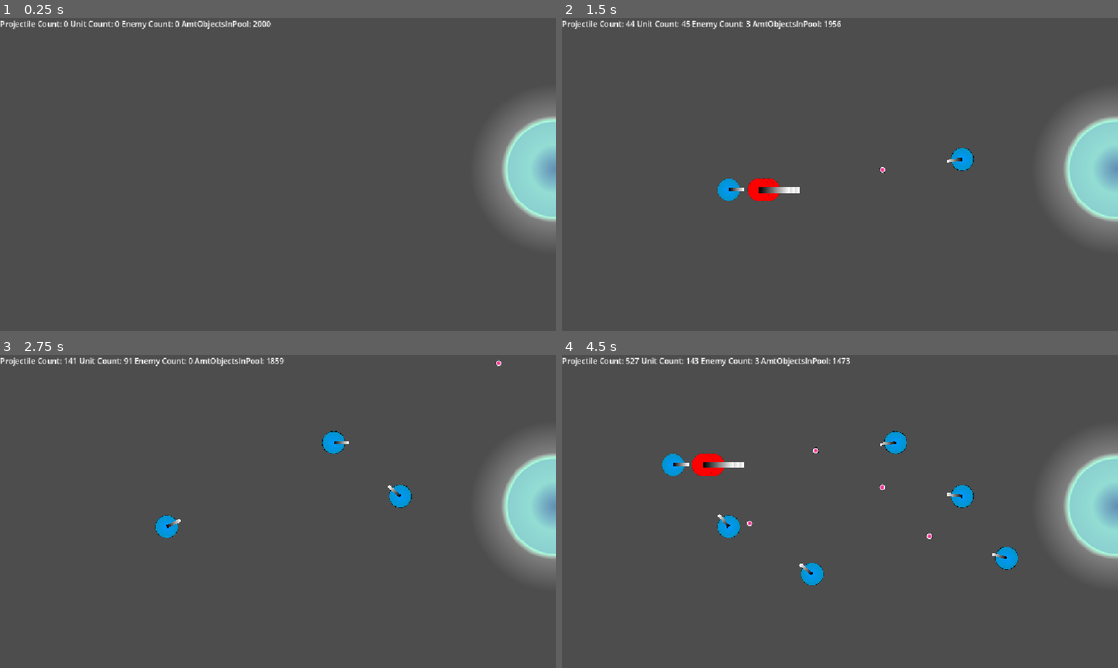
Above: before the commit, frames 1-4 (two rows, left to right).
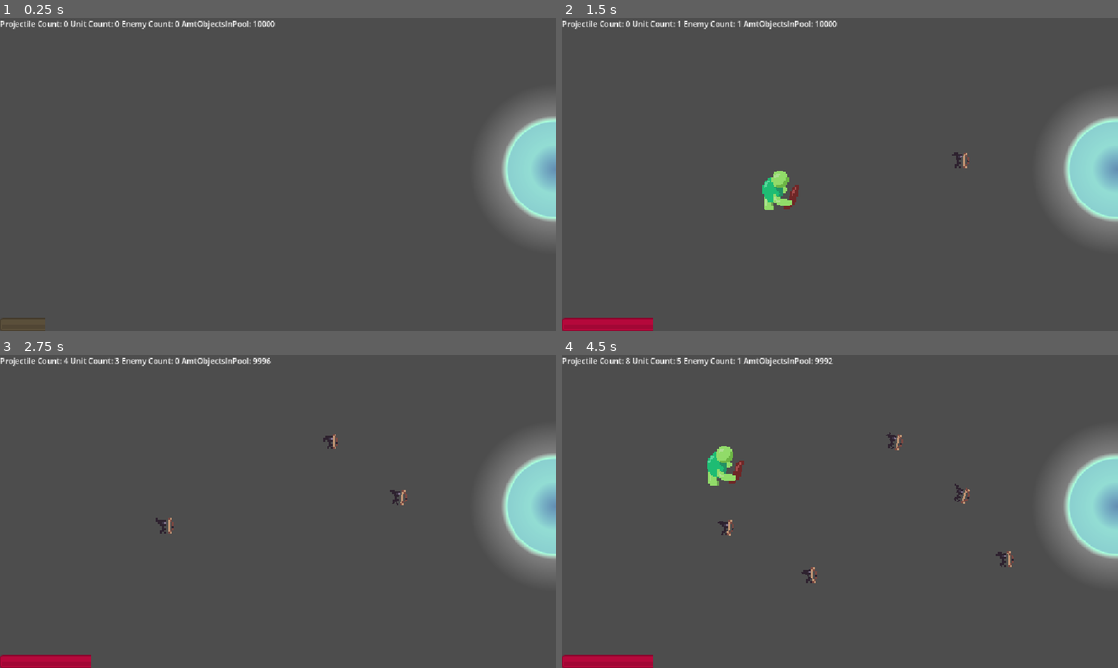
Above: after the commit, the same moments.

Repository: Froggo05/tower-defence
Game: Godot game, scene res://Scenes/World/Game.tscn
Same seed, same stepped clock (60 frames per second), same inputs: the game is played once before the commit and once after it.
Inputs (mouse positions are in pixels of both pictures, inside the frame that each line leads up to):
- Up to frame 1 (0.25 s): no input
- Up to frame 2 (1.5 s): move the mouse to (962, 158) at 0.52 s; press the mouse at (962, 158) at 0.53 s; right-click (962, 158) at 0.8 s; move the mouse to (728, 190) at 1.27 s; release the mouse at (728, 190) at 1.28 s; right-click (728, 190) at 1.35 s
- Up to frame 3 (2.75 s): click (166, 527) at 1.55 s; move the mouse to (333, 442) at 2.02 s; press the mouse at (333, 442) at 2.03 s; right-click (333, 442) at 2.3 s
- Up to frame 4 (4.5 s): move the mouse to (812, 574) at 2.77 s; release the mouse at (812, 574) at 2.78 s; right-click (812, 574) at 2.85 s; click (812, 574) at 3.05 s; move the mouse to (1006, 558) at 3.52 s; press the mouse at (1006, 558) at 3.53 s; right-click (1006, 558) at 3.8 s; move the mouse to (673, 464) at 4.27 s; release the mouse at (673, 464) at 4.28 s; right-click (673, 464) at 4.35 s

The runs differ from the first frame. In frame 1, 0.2% of the frame differs, in the area x 0-50%, y 0-100%; in frame 2, 2.4%; in frame 3, 2.0%; in frame 4, 3.5%, in the area x 0-82%, y 0-100%.

Commit message:
Added archer anim idle and attack added arrow texture Tested found up to 5k projs is fine ish

Diff:
--- a/ProjectilePool/PoolManager/poolManager.gd
+++ b/ProjectilePool/PoolManager/poolManager.gd
@@ -4,7 +4,7 @@
 @onready var basicProjectileScene = preload("uid://0ax2j8etcyia")
 
 func _ready() -> void:
-	initialisePool(2000, "basicProjectile")
+	initialisePool(10000, "basicProjectile")
 
 func initialisePool(amount: int, objectType: String)->void:
 	for i in range(amount):
@@ -17,7 +17,7 @@
 	if pool[objectType] == []:
 		printerr("Pool '%s' is empty. Creating a new one (the size may be too small)" % objectType)
 		return
-		#initialisePool(1, objectType)
+
 	var newProjectile:Projectile = pool[objectType].pop_back()
 	newProjectile.global_position = global_position
 	_set_collisions(newProjectile, true)
--- a/Scenes/Core/Core.tscn
+++ b/Scenes/Core/Core.tscn
@@ -1,6 +1,7 @@
 [gd_scene format=3 uid="uid://m4llt3qg2jeo"]
 
 [ext_resource type="Script" uid="uid://dm8j8dqql1s2w" path="res://Scenes/Core/core.gd" id="1_fo4am"]
+[ext_resource type="Script" uid="uid://t72qlwccbuho" path="res://Scenes/Core/dangerZone.gd" id="2_a6qhf"]
 
 [sub_resource type="Gradient" id="Gradient_8frii"]
 offsets = PackedFloat32Array(0, 0.14047287, 0.2684284, 0.276, 0.308, 0.34, 0.4923505)
@@ -13,8 +14,9 @@
 fill = 1
 fill_from = Vector2(0.5, 0.5)
 
-[sub_resource type="CircleShape2D" id="CircleShape2D_axljd"]
-radius = 174.48495
+[sub_resource type="CapsuleShape2D" id="CapsuleShape2D_x758d"]
+radius = 90.0
+height = 894.0
 
 [sub_resource type="PhysicsMaterial" id="PhysicsMaterial_fo4am"]
 
@@ -29,12 +31,12 @@
 texture = SubResource("GradientTexture2D_axljd")
 
 [node name="DangerZone" type="Area2D" parent="." unique_id=1520288360]
-visible = false
 collision_layer = 4
 collision_mask = 0
+script = ExtResource("2_a6qhf")
 
 [node name="CollisionShape2D" type="CollisionShape2D" parent="DangerZone" unique_id=1494529893]
-shape = SubResource("CircleShape2D_axljd")
+shape = SubResource("CapsuleShape2D_x758d")
 
 [node name="StaticBody2D" type="StaticBody2D" parent="." unique_id=972525124]
 position = Vector2(-57, 0)
--- /dev/null
+++ b/Scenes/Core/dangerZone.gd
@@ -0,0 +1 @@
+extends Hitbox
--- a/Scenes/Enemies/BasicEnemy/BasicEnemy.tscn
+++ b/Scenes/Enemies/BasicEnemy/BasicEnemy.tscn
@@ -2,8 +2,51 @@
 
 [ext_resource type="Script" uid="uid://b1m43ohc3x17a" path="res://Scenes/Enemies/BasicEnemy/basic_enemy.gd" id="1_11u8t"]
 [ext_resource type="Script" uid="uid://byuhbqidw6uoi" path="res://Scenes/Enemies/BasicEnemy/hitbox.gd" id="2_11u8t"]
+[ext_resource type="Texture2D" uid="uid://d3krbf18nueos" path="res://Scenes/Enemies/BasicEnemy/OrcProtoypeuseonly.png" id="2_tbx3a"]
 
 [sub_resource type="CircleShape2D" id="CircleShape2D_axljd"]
+radius = 39.623226
+
+[sub_resource type="AtlasTexture" id="AtlasTexture_60jb5"]
+atlas = ExtResource("2_tbx3a")
+region = Rect2(0, 0, 32, 32)
+
+[sub_resource type="AtlasTexture" id="AtlasTexture_oh6y8"]
+atlas = ExtResource("2_tbx3a")
+region = Rect2(32, 0, 32, 32)
+
+[sub_resource type="AtlasTexture" id="AtlasTexture_vj441"]
+atlas = ExtResource("2_tbx3a")
+region = Rect2(0, 0, 32, 32)
+
+[sub_resource type="AtlasTexture" id="AtlasTexture_reiwa"]
+atlas = ExtResource("2_tbx3a")
+region = Rect2(32, 0, 32, 32)
+
+[sub_resource type="SpriteFrames" id="SpriteFrames_axljd"]
+animations = [{
+"frames": [{
+"duration": 1.0,
+"texture": SubResource("AtlasTexture_60jb5")
+}, {
+"duration": 1.0,
+"texture": SubResource("AtlasTexture_oh6y8")
+}],
+"loop": 0,
+"name": &"attack",
+"speed": 5.0
+}, {
+"frames": [{
+"duration": 1.0,
+"texture": SubResource("AtlasTexture_vj441")
+}, {
+"duration": 1.0,
+"texture": SubResource("AtlasTexture_reiwa")
+}],
+"loop": 1,
+"name": &"idle",
+"speed": 2.0
+}]
 
 [sub_resource type="Gradient" id="Gradient_vi3op"]
 offsets = PackedFloat32Array(0, 0.25511432, 0.26233453)
@@ -34,11 +77,21 @@
 [node name="CollisionShape2D2" type="CollisionShape2D" parent="." unique_id=227709781]
 shape = SubResource("CircleShape2D_axljd")
 
+[node name="AnimatedSprite2D" type="AnimatedSprite2D" parent="." unique_id=1237500958]
+texture_filter = 1
+position = Vector2(5, -6)
+scale = Vector2(3.045, 3.045)
+sprite_frames = SubResource("SpriteFrames_axljd")
+animation = &"idle"
+autoplay = "idle"
+
 [node name="Sprite2D" type="Sprite2D" parent="." unique_id=20866943]
+visible = false
 scale = Vector2(0.5, 0.5)
 texture = SubResource("GradientTexture2D_axljd")
 
 [node name="ForwardMark" type="Sprite2D" parent="." unique_id=312506769]
+visible = false
 position = Vector2(32, 0)
 scale = Vector2(1, 0.1875)
 texture = SubResource("GradientTexture2D_m8s3d")
--- a/Scenes/Enemies/BasicEnemy/hitbox.gd
+++ b/Scenes/Enemies/BasicEnemy/hitbox.gd
@@ -1,7 +1,7 @@
 extends Area2D
 class_name Hitbox
 
-@onready var ParentEnemy: Enemy = $".."
+@onready var Parent: Node2D = $".."
 
 func _getHit(damage: float)->void:
-	ParentEnemy._takeDamage(damage)
+	Parent._takeDamage(damage)
--- a/Scenes/Enemies/enemyClass.gd
+++ b/Scenes/Enemies/enemyClass.gd
@@ -2,9 +2,10 @@
 class_name Enemy
 
 @export var hitbox: Area2D
+@onready var sprite: AnimatedSprite2D = $AnimatedSprite2D
 
 var health = 1.0
-var damage = 1.0
+var damage = 2.0
 var isTargeted: bool = false
 var direction: Vector2 = Vector2(1.0, 0)
 
@@ -73,8 +74,8 @@
 	isTargeted = true
 
 
-func _attack_range_entered(_area: Area2D) -> void:
+func _attack_range_entered(area: Area2D) -> void:
 	#attack the hitbox in range
-	#if area is Hitbox:
-		#attack(area)
-		pass
+	if area.has_method("_getHit"):
+		sprite.play()
+		area._getHit(damage)
--- a/Scenes/Units/BasicProjectile.tscn
+++ b/Scenes/Units/BasicProjectile.tscn
@@ -1,17 +1,7 @@
 [gd_scene format=3 uid="uid://0ax2j8etcyia"]
 
 [ext_resource type="Script" uid="uid://bupyg6c3de4m5" path="res://Scenes/Units/basic_projectile.gd" id="1_vr1wd"]
-
-[sub_resource type="Gradient" id="Gradient_0a2ta"]
-offsets = PackedFloat32Array(0.1682243, 0.26635513, 0.3995327, 1)
-colors = PackedColorArray(0.99999994, 0.18986532, 0.5779493, 1, 1, 1, 1, 0.5803922, 0, 0, 0, 0, 0, 0, 0, 0)
-
-[sub_resource type="GradientTexture2D" id="GradientTexture2D_vr1wd"]
-gradient = SubResource("Gradient_0a2ta")
-width = 256
-height = 256
-fill = 1
-fill_from = Vector2(0.5, 0.5)
+[ext_resource type="Texture2D" uid="uid://fgvjef64pacq" path="res://Scenes/Units/Textures/Arrow.png" id="2_whhts"]
 
 [sub_resource type="Gradient" id="Gradient_vi3op"]
 
@@ -26,8 +16,9 @@
 Ray = NodePath("RayCast2D")
 
 [node name="Sprite2D" type="Sprite2D" parent="." unique_id=1789567249]
-scale = Vector2(0.1, 0.1)
-texture = SubResource("GradientTexture2D_vr1wd")
+texture_filter = 1
+scale = Vector2(7, 7)
+texture = ExtResource("2_whhts")
 
 [node name="ForwardMark" type="Sprite2D" parent="Sprite2D" unique_id=205632568]
 visible = false
--- a/Scenes/Units/BasicUnit.tscn
+++ b/Scenes/Units/BasicUnit.tscn
@@ -1,20 +1,227 @@
 [gd_scene format=3 uid="uid://do5p2oo1evqfk"]
 
 [ext_resource type="Script" uid="uid://uql0fqvddu8v" path="res://Scenes/Units/basic_unit.gd" id="1_3ptfe"]
+[ext_resource type="Texture2D" uid="uid://d24gpggyn1b23" path="res://Scenes/Units/Textures/SmolArcherIdle.png" id="2_3ptfe"]
+[ext_resource type="Texture2D" uid="uid://bihl4l3j8vp25" path="res://Scenes/Units/Textures/SmolArcherAttack.png" id="3_78lln"]
 
 [sub_resource type="CircleShape2D" id="CircleShape2D_3ptfe"]
-radius = 23.021729
-
-[sub_resource type="Gradient" id="Gradient_3ptfe"]
-offsets = PackedFloat32Array(0, 0.25, 0.26233453, 1)
-colors = PackedColorArray(0, 0.59607846, 1, 1, 2.4065375e-06, 0.5801636, 0.7970768, 1, 0, 0, 0, 0, 0, 0, 0, 0)
-
-[sub_resource type="GradientTexture2D" id="GradientTexture2D_78lln"]
-gradient = SubResource("Gradient_3ptfe")
-width = 256
-height = 256
-fill = 1
-fill_from = Vector2(0.5, 0.5)
+radius = 18.439089
+
+[sub_resource type="AtlasTexture" id="AtlasTexture_78lln"]
+atlas = ExtResource("2_3ptfe")
+region = Rect2(0, 0, 11, 9)
+
+[sub_resource type="AtlasTexture" id="AtlasTexture_6kvvk"]
+atlas = ExtResource("2_3ptfe")
+region = Rect2(11, 0, 11, 9)
+
+[sub_resource type="AtlasTexture" id="AtlasTexture_j5li2"]
+atlas = ExtResource("2_3ptfe")
+region = Rect2(22, 0, 11, 9)
+
+[sub_resource type="AtlasTexture" id="AtlasTexture_6ir05"]
+atlas = ExtResource("2_3ptfe")
+region = Rect2(33, 0, 11, 9)
+
+[sub_resource type="AtlasTexture" id="AtlasTexture_tvn6g"]
+atlas = ExtResource("2_3ptfe")
+region = Rect2(44, 0, 11, 9)
+
+[sub_resource type="AtlasTexture" id="AtlasTexture_6dw4e"]
+atlas = ExtResource("2_3ptfe")
+region = Rect2(55, 0, 11, 9)
+
+[sub_resource type="AtlasTexture" id="AtlasTexture_uek0k"]
+atlas = ExtResource("2_3ptfe")
+region = Rect2(66, 0, 11, 9)
+
+[sub_resource type="AtlasTexture" id="AtlasTexture_cwekt"]
+atlas = ExtResource("2_3ptfe")
+region = Rect2(77, 0, 11, 9)
+
+[sub_resource type="AtlasTexture" id="AtlasTexture_c7few"]
+atlas = ExtResource("2_3ptfe")
+region = Rect2(88, 0, 11, 9)
+
+[sub_resource type="AtlasTexture" id="AtlasTexture_arjn1"]
+atlas = ExtResource("2_3ptfe")
+region = Rect2(99, 0, 11, 9)
+
+[sub_resource type="AtlasTexture" id="AtlasTexture_d5y8q"]
+atlas = ExtResource("2_3ptfe")
+region = Rect2(110, 0, 11, 9)
+
+[sub_resource type="AtlasTexture" id="AtlasTexture_kkrqr"]
+atlas = ExtResource("2_3ptfe")
+region = Rect2(121, 0, 11, 9)
+
+[sub_resource type="AtlasTexture" id="AtlasTexture_k8qcv"]
+atlas = ExtResource("2_3ptfe")
+region = Rect2(132, 0, 11, 9)
+
+[sub_resource type="AtlasTexture" id="AtlasTexture_bvo1u"]
+atlas = ExtResource("2_3ptfe")
+region = Rect2(143, 0, 11, 9)
+
+[sub_resource type="AtlasTexture" id="AtlasTexture_jyj0t"]
+atlas = ExtResource("2_3ptfe")
+region = Rect2(154, 0, 11, 9)
+
+[sub_resource type="AtlasTexture" id="AtlasTexture_1s53x"]
+atlas = ExtResource("2_3ptfe")
+region = Rect2(165, 0, 11, 9)
+
+[sub_resource type="AtlasTexture" id="AtlasTexture_804my"]
+atlas = ExtResource("2_3ptfe")
+region = Rect2(176, 0, 11, 9)
+
+[sub_resource type="AtlasTexture" id="AtlasTexture_c2njh"]
+atlas = ExtResource("3_78lln")
+region = Rect2(0, 0, 11, 8)
+
+[sub_resource type="AtlasTexture" id="AtlasTexture_j75up"]
+atlas = ExtResource("3_78lln")
+region = Rect2(11, 0, 11, 8)
+
+[sub_resource type="AtlasTexture" id="AtlasTexture_m1x2o"]
+atlas = ExtResource("3_78lln")
+region = Rect2(22, 0, 11, 8)
+
+[sub_resource type="AtlasTexture" id="AtlasTexture_osppg"]
+atlas = ExtResource("3_78lln")
+region = Rect2(33, 0, 11, 8)
+
+[sub_resource type="AtlasTexture" id="AtlasTexture_t781b"]
+atlas = ExtResource("3_78lln")
+region = Rect2(44, 0, 11, 8)
+
+[sub_resource type="AtlasTexture" id="AtlasTexture_dy7ut"]
+atlas = ExtResource("3_78lln")
+region = Rect2(55, 0, 11, 8)
+
+[sub_resource type="AtlasTexture" id="AtlasTexture_5r8m1"]
+atlas = ExtResource("3_78lln")
+region = Rect2(66, 0, 11, 8)
+
+[sub_resource type="AtlasTexture" id="AtlasTexture_gqd26"]
+atlas = ExtResource("3_78lln")
+region = Rect2(77, 0, 11, 8)
+
+[sub_resource type="AtlasTexture" id="AtlasTexture_fujkj"]
+atlas = ExtResource("3_78lln")
+region = Rect2(88, 0, 11, 8)
+
+[sub_resource type="AtlasTexture" id="AtlasTexture_o14v4"]
+atlas = ExtResource("3_78lln")
+region = Rect2(99, 0, 11, 8)
+
+[sub_resource type="AtlasTexture" id="AtlasTexture_n8evy"]
+atlas = ExtResource("3_78lln")
+region = Rect2(110, 0, 11, 8)
+
+[sub_resource type="AtlasTexture" id="AtlasTexture_m35gk"]
+atlas = ExtResource("3_78lln")
+region = Rect2(121, 0, 11, 8)
+
+[sub_resource type="SpriteFrames" id="SpriteFrames_axljd"]
+animations = [{
+"frames": [{
+"duration": 1.0,
+"texture": SubResource("AtlasTexture_78lln")
+}, {
+"duration": 1.0,
+"texture": SubResource("AtlasTexture_6kvvk")
+}, {
+"duration": 1.0,
+"texture": SubResource("AtlasTexture_j5li2")
+}, {
+"duration": 1.0,
+"texture": SubResource("AtlasTexture_6ir05")
+}, {
+"duration": 1.0,
+"texture": SubResource("AtlasTexture_tvn6g")
+}, {
+"duration": 1.0,
+"texture": SubResource("AtlasTexture_6dw4e")
+}, {
+"duration": 1.0,
+"texture": SubResource("AtlasTexture_uek0k")
+}, {
+"duration": 1.0,
+"texture": SubResource("AtlasTexture_cwekt")
+}, {
+"duration": 1.0,
+"texture": SubResource("AtlasTexture_c7few")
+}, {
+"duration": 1.0,
+"texture": SubResource("AtlasTexture_arjn1")
+}, {
+"duration": 1.0,
+"texture": SubResource("AtlasTexture_d5y8q")
+}, {
+"duration": 1.0,
+"texture": SubResource("AtlasTexture_kkrqr")
+}, {
+"duration": 1.0,
+"texture": SubResource("AtlasTexture_k8qcv")
+}, {
+"duration": 1.0,
+"texture": SubResource("AtlasTexture_bvo1u")
+}, {
+"duration": 1.0,
+"texture": SubResource("AtlasTexture_jyj0t")
+}, {
+"duration": 1.0,
+"texture": SubResource("AtlasTexture_1s53x")
+}, {
+"duration": 1.0,
+"texture": SubResource("AtlasTexture_804my")
+}],
+"loop": 1,
+"name": &"Idle",
+"speed": 12.0
+}, {
+"frames": [{
+"duration": 1.0,
+"texture": SubResource("AtlasTexture_c2njh")
+}, {
+"duration": 1.0,
+"texture": SubResource("AtlasTexture_j75up")
+}, {
+"duration": 1.0,
+"texture": SubResource("AtlasTexture_m1x2o")
+}, {
+"duration": 1.0,
+"texture": SubResource("AtlasTexture_osppg")
+}, {
+"duration": 1.0,
+"texture": SubResource("AtlasTexture_t781b")
+}, {
+"duration": 1.0,
+"texture": SubResource("AtlasTexture_dy7ut")
+}, {
+"duration": 1.0,
+"texture": SubResource("AtlasTexture_5r8m1")
+}, {
+"duration": 1.0,
+"texture": SubResource("AtlasTexture_gqd26")
+}, {
+"duration": 1.0,
+"texture": SubResource("AtlasTexture_fujkj")
+}, {
+"duration": 1.0,
+"texture": SubResource("AtlasTexture_o14v4")
+}, {
+"duration": 1.0,
+"texture": SubResource("AtlasTexture_n8evy")
+}, {
+"duration": 1.0,
+"texture": SubResource("AtlasTexture_m35gk")
+}],
+"loop": 1,
+"name": &"Shoot",
+"speed": 12.0
+}]
 
 [sub_resource type="Gradient" id="Gradient_78lln"]
 
@@ -22,28 +229,36 @@
 gradient = SubResource("Gradient_78lln")
 
 [sub_resource type="CircleShape2D" id="CircleShape2D_whhts"]
-radius = 48.0
+radius = 52.009613
 
 [node name="BasicUnit" type="CharacterBody2D" unique_id=1211809047]
 script = ExtResource("1_3ptfe")
 
 [node name="EnemyCollider" type="CollisionShape2D" parent="." unique_id=1327838859]
+position = Vector2(-1, 0)
 shape = SubResource("CircleShape2D_3ptfe")
 
-[node name="Sprite2D" type="Sprite2D" parent="." unique_id=1030028238]
-scale = Vector2(0.5, 0.5)
-texture = SubResource("GradientTexture2D_78lln")
+[node name="AnimatedSprite2D" type="AnimatedSprite2D" parent="." unique_id=884412740]
+texture_filter = 1
+scale = Vector2(4, 4)
+sprite_frames = SubResource("SpriteFrames_axljd")
+animation = &"Idle"
+autoplay = "Idle"
+frame_progress = 0.42410073
+flip_h = true
 
 [node name="ForwardMark" type="Sprite2D" parent="." unique_id=116781923]
+visible = false
 position = Vector2(16, 0)
 scale = Vector2(0.5, 0.09375)
 texture = SubResource("GradientTexture2D_6kvvk")
 
 [node name="AttackRange" type="Area2D" parent="." unique_id=2142669396]
+visible = false
 collision_layer = 0
 
 [node name="CollisionShape2D" type="CollisionShape2D" parent="AttackRange" unique_id=666868868]
-position = Vector2(50, 0)
+position = Vector2(54, 0)
 shape = SubResource("CircleShape2D_whhts")
 
 [node name="AttackTimer" type="Timer" parent="." unique_id=167258846]
--- a/Scenes/Units/Unit.gd
+++ b/Scenes/Units/Unit.gd
@@ -1,29 +1,38 @@
 extends CharacterBody2D
 class_name Unit
 
+#important vars
 
-
-
-#todo learn object pooling
-
-#important vars
-var damage: float = 1.0
-var health: float = 100.0
 var projectileScene: PackedScene
 var direction: Vector2
 var currentTarget: Enemy
+
+#exports
+
+@export var damage: float = 1.0
+@export var health: float = 1.0
+
+@export var rotationSpeed: float = 0.5
+@export var projectilesPerShot: int = 1
+@export var projectileSpread: float = 75.0
+
 #clock settings
-@export var attackSpeed: float = 0.2
+
+@export var attackSpeed: float = 0.01
+
 var clock: float = 0.0
 var canAttack: bool = true
-
+var targetRotation: float
 
 func _physics_process(delta: float) -> void:
 	timer(delta)
 	if currentTarget == null:
 		updateTarget()
 		return
-	if canAttack:
+	else:
+		rotateToTarget(delta)
+
+	if canAttack && rotation == targetRotation:
 		attack(currentTarget)
 
 
@@ -32,7 +41,6 @@
 
 
 func attack(target: Enemy)->void:
-	look_at(target.global_position)
 	fireProjectile(target.global_position)
 
 
@@ -63,6 +71,12 @@
 
 	currentTarget = Global.targetList[-1]
 
+func rotateToTarget(delta)->void:
+	if currentTarget != null:
+		direction = (currentTarget.global_position - global_position)
+		targetRotation = direction.angle()
+		rotation = rotate_toward(rotation, targetRotation, rotationSpeed * delta)
+
 func timer(delta)->void:
 	if canAttack:
 		return
--- a/Scenes/Units/basic_projectile.gd
+++ b/Scenes/Units/basic_projectile.gd
@@ -11,12 +11,15 @@
 
 @export var Ray: RayCast2D
 
+
 var lifeTime: float = 3.0
 var lifeClock: float = 0.0
 var runClock: bool = false
 
+
 func updateVelocity() -> void:
 	velocity = speed * direction
+
 
 func _process(delta: float) -> void:
 	timer(delta)
@@ -24,17 +27,11 @@
 	updatePosition(delta)
 
 
-
-
-
-#func _physics_process(delta: float) -> void:
-	#pass
-
-
 func updatePosition(delta):
 	#print("Pos: ",str(position), " Vel: ",str(velocity), " delta: ",str(delta))
 	position += velocity * delta
 	updateVelocity()
+
 
 func updateRay(delta)->void:
 	Ray.target_position = velocity * delta # relative value do not add its own position to itself again
@@ -58,6 +55,7 @@
 	#speed = 2000.0
 	damage = newDamage
 	direction = newDirection
+	rotation = velocity.angle()
 	process_mode = Node.PROCESS_MODE_INHERIT
 	Global.projectileCount += 1
 	show()
--- a/Scenes/Units/basic_unit.gd
+++ b/Scenes/Units/basic_unit.gd
@@ -8,7 +8,16 @@
 	#newProj.global_position = global_position
 	#newProj.damage = damage
 	#newProj.applyImpulse()
-	#
-	PoolManager._getObject("basicProjectile", damage, global_position.direction_to(targetPosition), global_position)
+	direction = global_position.direction_to(targetPosition)
+	if projectilesPerShot > 1:
+		var firingDirection = direction
+		firingDirection = firingDirection.rotated(deg_to_rad(-(projectileSpread/2)))
+		var angleBetween = projectileSpread/(projectilesPerShot-1)
+		#print("Angle between " , angleBetween)
 
-	canAttack = false
+		for projectileNum in range(projectilesPerShot):
+			#print("# ",projectileNum, " Current Angle: ",  angleBetween*projectileNum)
+			PoolManager._getObject("basicProjectile", damage, firingDirection.rotated(deg_to_rad(angleBetween*projectileNum)), global_position)
+		canAttack = false
+	else:
+		PoolManager._getObject("basicProjectile", damage, direction, global_position)
--- a/Scenes/World/Game.tscn
+++ b/Scenes/World/Game.tscn
@@ -30,20 +30,18 @@
 [node name="GUIHealthBar" type="TextureProgressBar" parent="GUI" unique_id=1381564769]
 unique_name_in_owner = true
 layout_mode = 1
-anchors_preset = 7
-anchor_left = 0.5
+anchors_preset = 12
 anchor_top = 1.0
-anchor_right = 0.5
+anchor_right = 1.0
 anchor_bottom = 1.0
-offset_left = -100.0
 offset_top = -26.0
-offset_right = 100.0
 grow_horizontal = 2
 grow_vertical = 0
 texture_progress = ExtResource("1_ih2u4")
 script = ExtResource("2_bvkne")
-minProgressColour = Color(0.78943765, 0.1839453, 0.29120913, 1)
-maxProgressColour = Color(3.85046e-07, 0.59185004, 0.7390872, 1)
+minProgressColour = Color(0.83513546, 0, 0.25823402, 1)
+maxProgressColour = Color(1.4439225e-06, 0.6448821, 0.25049123, 1)
+interpSpeed = 2.5
 
 [node name="Stats" type="Label" parent="GUI" unique_id=423820328]
 unique_name_in_owner = true
--- a/Scenes/World/game.gd
+++ b/Scenes/World/game.gd
@@ -13,16 +13,19 @@
 func _ready() -> void:
 	Global.currentHealthBar = guiHealthBar
 	Global.nextTarget = currentCore
+	Global.currentHealthBar._updateHealth(200.0)
 
 
 func _process(_delta: float) -> void:
 	pass
 
-func _physics_process(delta: float) -> void:
+func _physics_process(_delta: float) -> void:
 	#print("L: ",LeftclickPressed, " R: ", RightclickPressed)
 	if LeftclickPressed:
+		LeftclickPressed = false
 		spawnUnit(get_global_mouse_position())
 	if RightclickPressed:
+		RightclickPressed = false
 		spawnEnemy(get_global_mouse_position())
 
 func _unhandled_input(event: InputEvent) -> void:
--- a/Scenes/World/stats.gd
+++ b/Scenes/World/stats.gd
@@ -1,4 +1,4 @@
 extends Label
 
-func _physics_process(delta: float) -> void:
+func _physics_process(_delta: float) -> void:
 	text = "Projectile Count: " + str(Global.projectileCount) + " Unit Count: " + str(Global.unitCount) + " Enemy Count: " + str(Global.enemyCount) + " AmtObjectsInPool: " + str(PoolManager.pool["basicProjectile"].size())
Not shown, added: Scenes/Core/dangerZone.gd.uid
Binary file added: Scenes/Enemies/BasicEnemy/OrcProtoypeuseonly.png
Not shown, added: Scenes/Enemies/BasicEnemy/OrcProtoypeuseonly.png.import
Binary file added: Scenes/Units/Textures/Arrow.png
Not shown, added: Scenes/Units/Textures/Arrow.png.import
Binary file added: Scenes/Units/Textures/SmolArcherAttack.png
Not shown, added: Scenes/Units/Textures/SmolArcherAttack.png.import
Binary file added: Scenes/Units/Textures/SmolArcherIdle.png
Not shown, added: Scenes/Units/Textures/SmolArcherIdle.png.import
